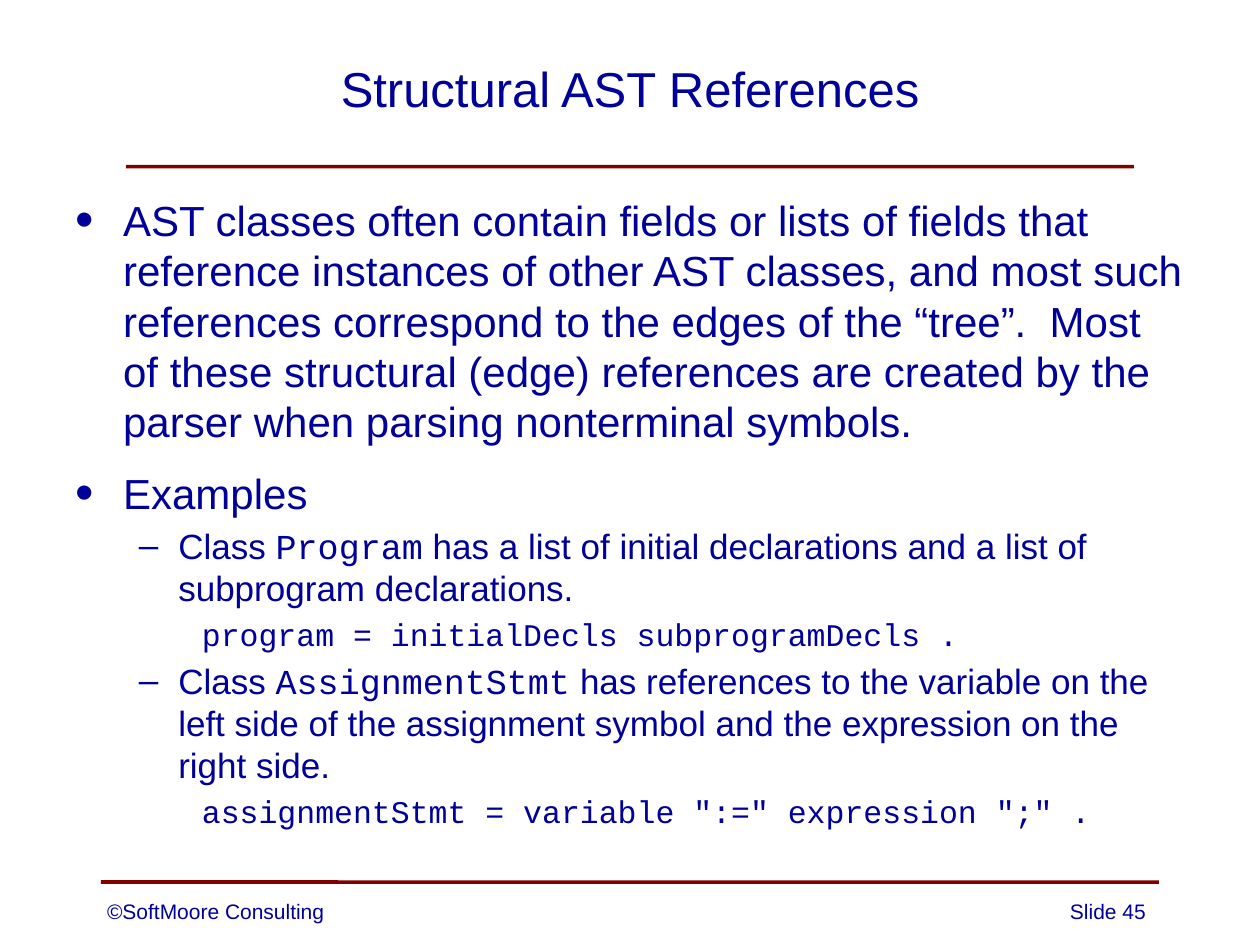
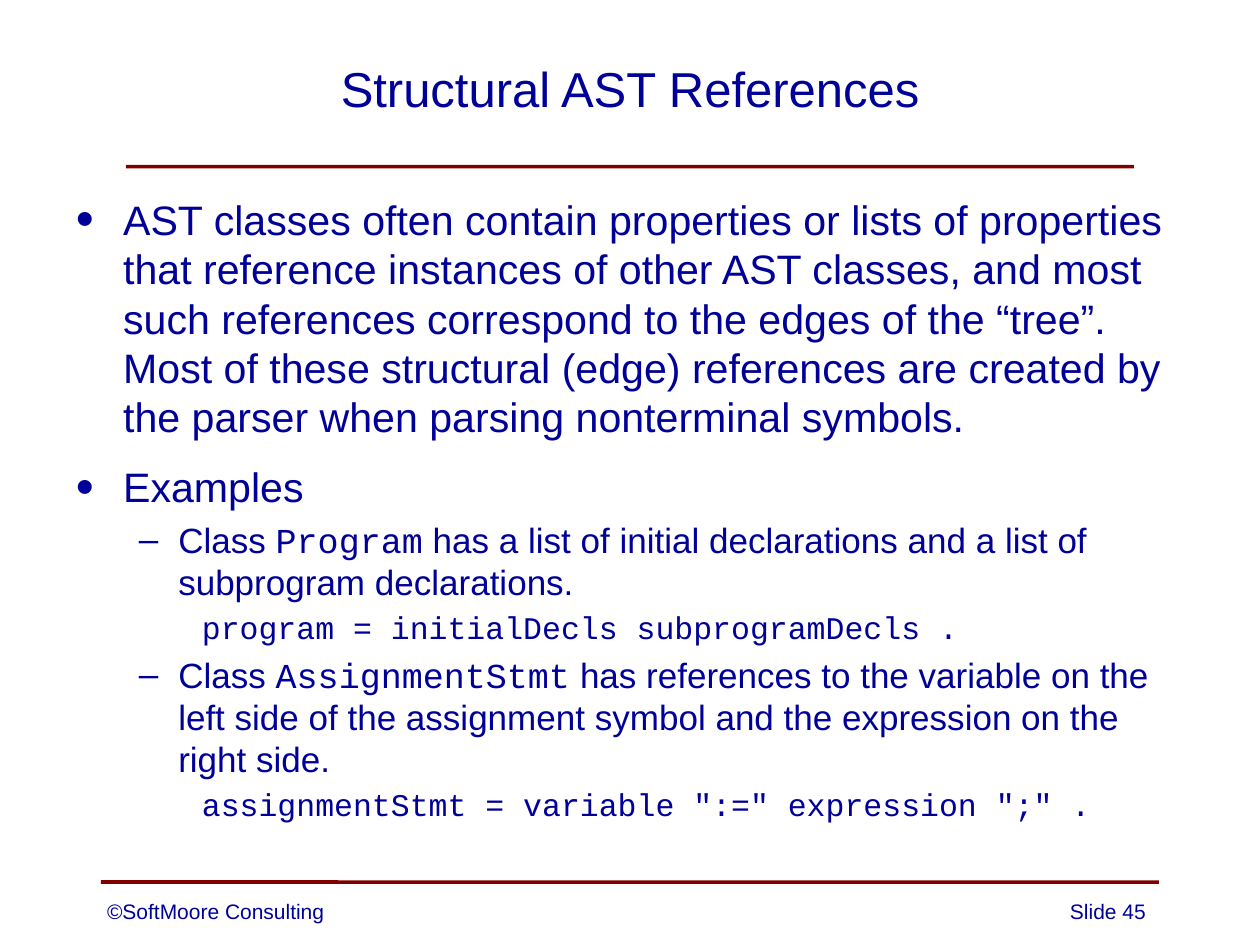
Before and after one commit to SoftMoore/CPRL-Kt-2nd, a slide deck: slide 45 of PowerPoints/08 - Abstract Syntax Trees.pptx. Drawn at 1260x945 pixels with LibreOffice and Linux fonts; fonts in the diff are those of the drawing. Boxes give left, top, right and bottom in pixels: in the first picture for what was removed or moved away, otherwise in the second. Text is boxed around its words. In the diff, an @@ line names an element or a change of style, - is before the commit and + after.

```diff
--- a/PowerPoints/08 - Abstract Syntax Trees.pptx
+++ b/PowerPoints/08 - Abstract Syntax Trees.pptx
@@ text at [123,205,1162,441]: text changed; size 24 to 23.5 pt @@
-• AST classes often contain fields or lists of fields that reference instances of other AST classes, and most such references correspond to the edges of the “tree”. Most of these structural (edge) references are created by the parser when parsing nonterminal symbols.
+• AST classes often contain properties or lists of properties that reference instances of other AST classes, and most such references correspond to the edges of the “tree”. Most of these structural (edge) references are created by the parser when parsing nonterminal symbols.
@@ text at [123,472,303,511]: size 24 to 23.5 pt in "Examples" @@
```
Also in this commit, not shown: 2 other slides changed, 4 other files.
